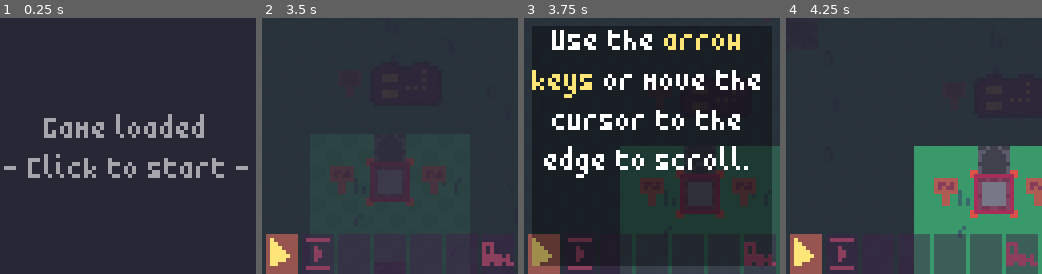
Above: before the commit, frames 1-4 (left to right).
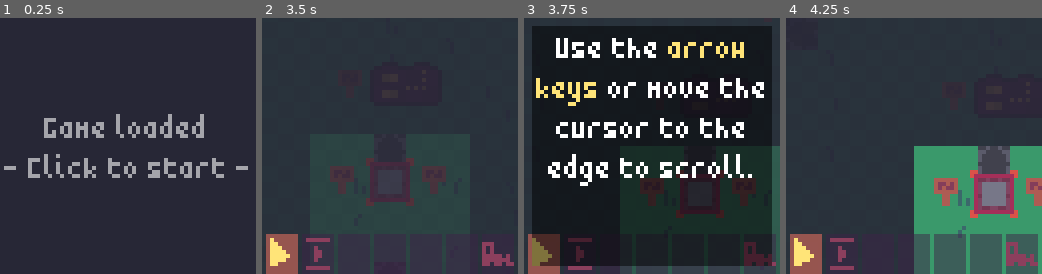
Above: after the commit, the same moments.

Repository: gheja/boxez
Game: Godot game, scene res://scenes/load_screen.tscn
Two runs of this game, one before a commit and one after it. Both use one fixed random seed, a clock stepped at 60 frames per second and the inputs below.
Inputs (mouse positions are in pixels of both pictures, inside the frame that each line leads up to):
- Up to frame 1 (0.25 s): no input
- Up to frame 2 (3.5 s): tap Enter at 0.5 s; move the mouse to (446, 133) at 0.52 s; hold Right (ui_right) 0.53-1.28 s; click (446, 133) at 0.67 s; move the mouse to (338, 158) at 1.27 s; hold Down (ui_down) 1.28-2.03 s; move the mouse to (415, 89) at 2.02 s; hold Right (ui_right) 2.03-2.78 s; move the mouse to (377, 197) at 2.77 s; hold Up (ui_up) from 2.78 s (still down); click (377, 197) at 2.92 s
- Up to frame 3 (3.75 s): move the mouse to (728, 184) at 3.52 s; release Up (ui_up) at 3.53 s; hold Left (ui_left) from 3.53 s (still down)
- Up to frame 4 (4.25 s): keep holding Left (ui_left)

Frames 1-2 are identical in both runs. In frame 3, 15% of the frame differs, in the area x 3-94%, y 4-97%; in frame 4, nothing differs.

Commit message:
The hint text is now hidden by default - it was visible for one frame at the start

Diff:
--- a/src/scenes/hint_sign.tscn
+++ b/src/scenes/hint_sign.tscn
@@ -15,17 +15,20 @@
 texture = SubResource("AtlasTexture_dmdnx")
 
 [node name="CanvasLayer" type="CanvasLayer" parent="."]
+visible = false
 
 [node name="ColorRect" type="ColorRect" parent="CanvasLayer"]
-modulate = Color(0, 0, 0, 0.376471)
+modulate = Color(0, 0, 0, 0.501961)
 offset_left = 2.0
 offset_top = 2.0
 offset_right = 62.0
 offset_bottom = 62.0
 
 [node name="RichTextLabel" type="RichTextLabel" parent="CanvasLayer"]
+offset_left = 2.0
+offset_top = 2.0
 offset_right = 62.0
-offset_bottom = 63.0
+offset_bottom = 62.0
 theme = ExtResource("3_cv64w")
 bbcode_enabled = true
 text = "[center](hint text)[/center]"
